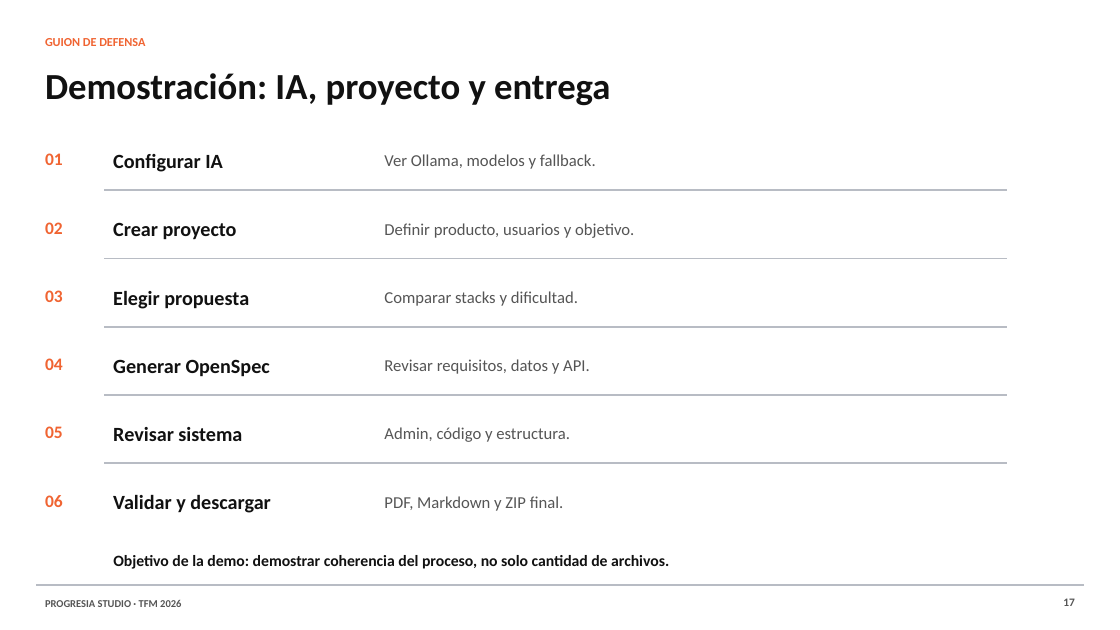
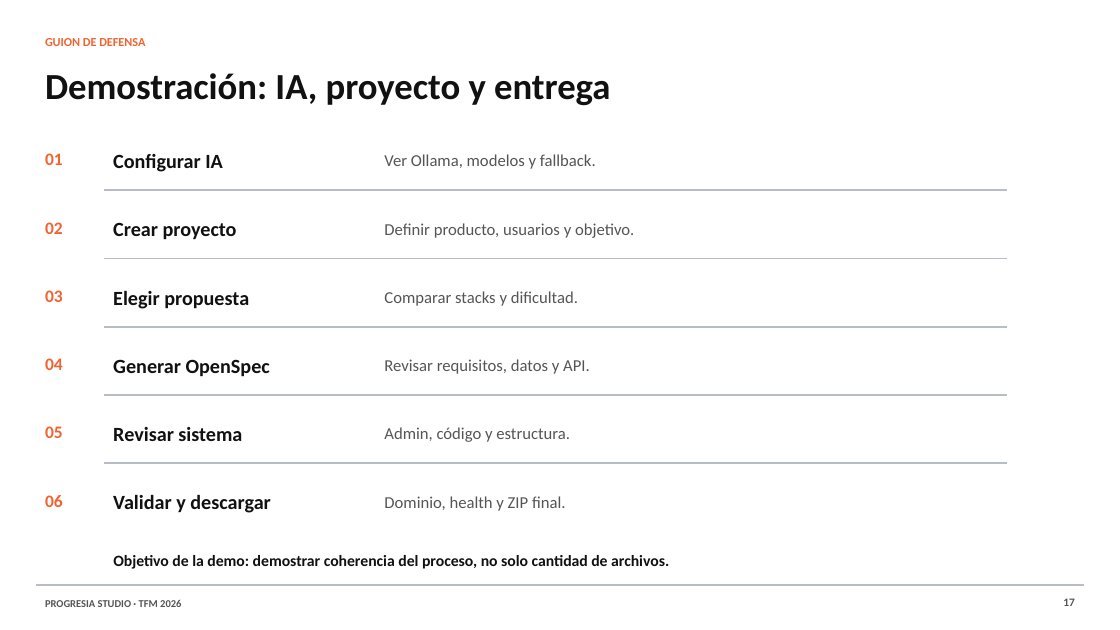
Before and after one commit to seurob/progresia, a slide deck: slide 17 of entrega-tfm/ProgresIA-Studio-TFM-final.pptx. Drawn at 1120x630 pixels with LibreOffice and Linux fonts; fonts in the diff are those of the drawing. Boxes give left, top, right and bottom in pixels: in the first picture for what was removed or moved away, otherwise in the second. Text is boxed around its words. In the diff, an @@ line names an element or a change of style, - is before the commit and + after.

```diff
--- a/entrega-tfm/ProgresIA-Studio-TFM-final.pptx
+++ b/entrega-tfm/ProgresIA-Studio-TFM-final.pptx
@@ text at [384,496,566,511]: text changed @@
-PDF, Markdown y ZIP final.
+Dominio, health y ZIP final.
```
Also in this commit, not shown: 4 other slides changed, 3 other files.
